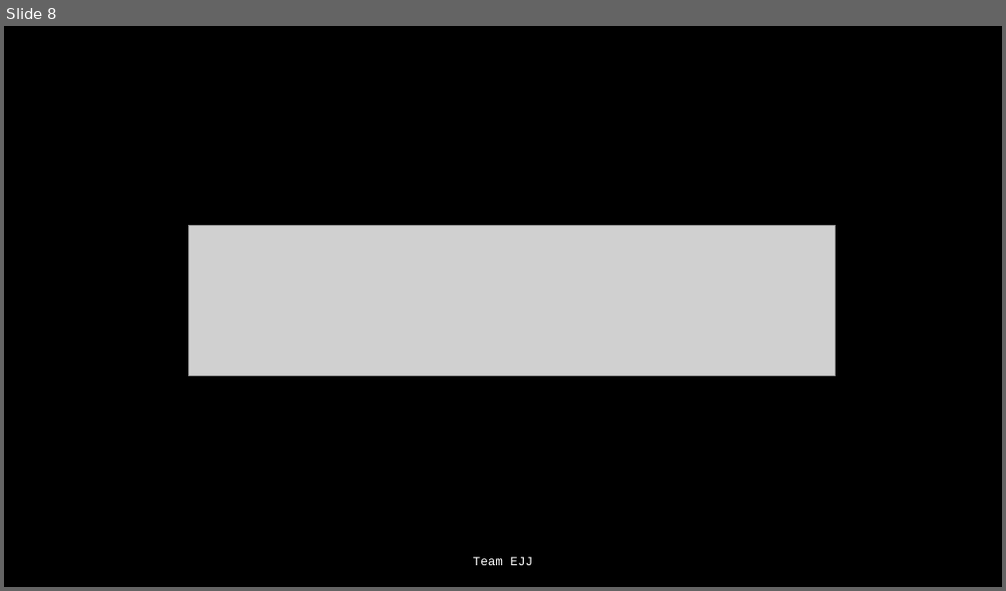
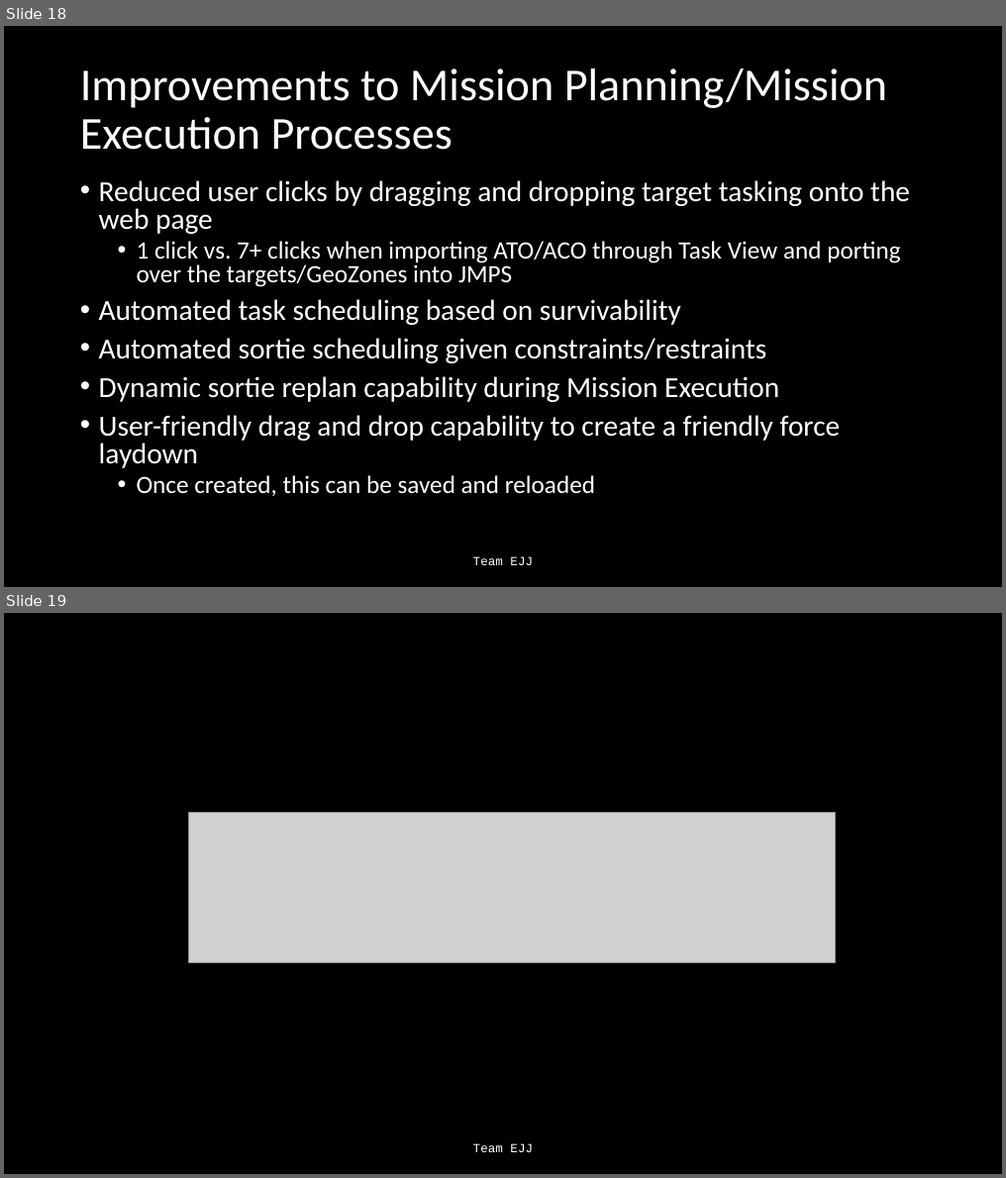
Before and after one commit to Jonathan805/RestrictedPlanning, a slide deck: TeamEJJ.pptx. Shown one above the other, each under a label of ours: slide 8 before the commit, slides 18 and 19 after it. The pictures are 1006x591 and 1006x1178 pixels, drawn with LibreOffice and Linux fonts; fonts in the diff are those of the drawing; grey boxes stand for pictures. Boxes give left, top, right and bottom in pixels: in the first picture for what was removed or moved away, otherwise in the second. Text is boxed around its words. In the diff, an @@ line names an element or a change of style, - is before the commit and + after.

```diff
--- a/TeamEJJ.pptx
+++ b/TeamEJJ.pptx
@@ slide 18 added at bbox=[4, 26, 1002, 587], background #000000 @@
@@ title added at bbox=[80, 69, 887, 150], 44 pt, text #FFFFFF @@
+Improvements to Mission Planning/Mission Execution Processes
@@ text added at bbox=[99, 180, 910, 496], 28 pt, text #FFFFFF @@
+• Reduced user clicks by dragging and dropping target tasking onto the web page
+  • 1 click vs. 7+ clicks when importing ATO/ACO through Task View and porting over the targets/GeoZones into JMPS
+• Automated task scheduling based on survivability
+• Automated sortie scheduling given constraints/restraints
+• Dynamic sortie replan capability during Mission Execution
+• User-friendly drag and drop capability to create a friendly force laydown
+  • Once created, this can be saved and reloaded
@@ text added at bbox=[473, 557, 533, 566], 12 pt, text #FFFFFF @@
+Team EJJ
@@ what was slide 8 is now slide 19 @@
```
Also in this commit, not shown: 7 slides changed, 10 other slides added.
